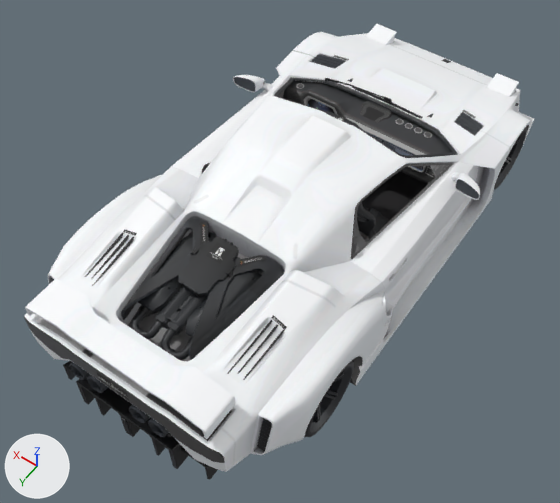
A saved change to the FBX model unity/Assets/Authored/koleda_car/raw.fbx.
Both versions are drawn from a camera (50 mm lens) standing at (-0.0178, 0.0287, 0.0416) and looking at (0.0, 0.0038, 0.0025). The axes (+X, +Y, +Z) are drawn at lower left. The lights are the same throughout. The picture after the commit comes second. Where no turn or scale is listed for an object, it has been applied to the vertices.

Names of what the first picture shows: 'Koleda_Supercar_lod0', 'Koleda_Supercar_plane_lod0'.
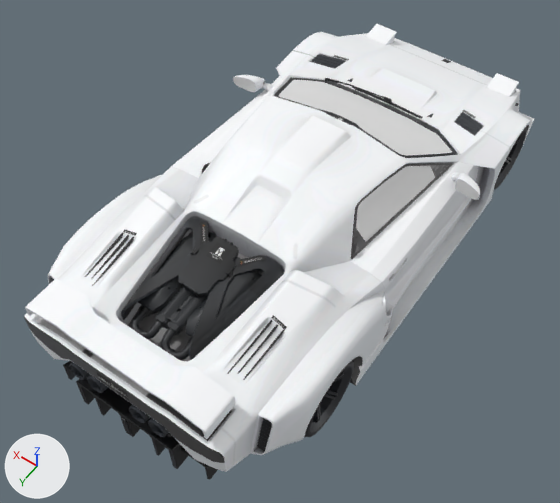
Boxes [x1, y1, x2, y2] around the edits, measured in the pictures (560 x 503 px):
'Koleda_Supercar_glass', added
    after: [279, 79, 452, 242]
'Koleda_Supercar_decals', added
    after: [234, 77, 479, 199]

The change in detail:
Material 'supercar_glass' (mat_supercar_glass) is new.
Its base color is (0.8, 0.8, 0.8) (white #e7e7e7).
Material 'supercar_decals' (mat_supercar_decals) is new.
Its base color is (0.8, 0.8, 0.8) (white #e7e7e7).
Mesh me_koleda_supercar_glass is new.
It has 56 vertices, 62 faces and spans x -0.00656..0.00656, y -0.00864..0.0034, z 0.00594..0.00891.
It uses material mat_supercar_glass (white #e7e7e7).
Mesh me_koleda_supercar_decals is new.
It has 50 vertices, 48 faces and spans x -0.0093..0.0093, y -0.0041..-0.0038, z 0.0062..0.0073.
It uses material mat_supercar_decals (white #e7e7e7).
Object 'Koleda_Supercar_glass' (ob_koleda_supercar_glass) is new; it shows me_koleda_supercar_glass.
Its location is (0.0, 0.0, 0.0).
Object 'Koleda_Supercar_decals' (ob_koleda_supercar_decals) is new; it shows me_koleda_supercar_decals.
Its location is (0.0, 0.0, 0.0).
